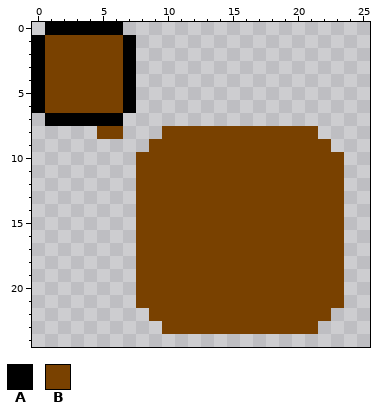
One commit to this pixel-art sprite: Images/blocks.png. Above, as it was before the edit.
The file is 64x64 pixels. Shown: x 0..25, y 0..24.
Palette (. is transparent): A #000000  B #794100
Pixels before, first column x 0:
 0 .AAAAAA.................
 1 ABBBBBBA................
 2 ABBBBBBA................
 3 ABBBBBBA................
 4 ABBBBBBA................
 5 ABBBBBBA................
 6 ABBBBBBA................
 7 .AAAAAA.................
 8 .....BB...BBBBBBBBBBBB..
 9 .........BBBBBBBBBBBBBB.
10 ........BBBBBBBBBBBBBBBB
11 ........BBBBBBBBBBBBBBBB
12 ........BBBBBBBBBBBBBBBB
13 ........BBBBBBBBBBBBBBBB
14 ........BBBBBBBBBBBBBBBB
15 ........BBBBBBBBBBBBBBBB
16 ........BBBBBBBBBBBBBBBB
17 ........BBBBBBBBBBBBBBBB
18 ........BBBBBBBBBBBBBBBB
19 ........BBBBBBBBBBBBBBBB
20 ........BBBBBBBBBBBBBBBB
21 ........BBBBBBBBBBBBBBBB
22 .........BBBBBBBBBBBBBB.
23 ..........BBBBBBBBBBBB..
New version:
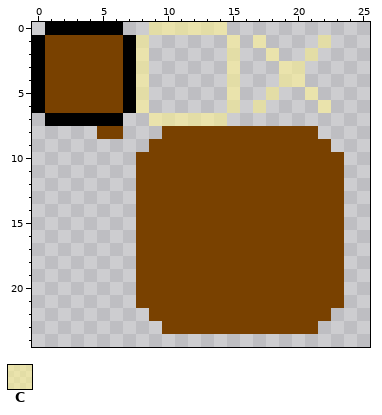
Colours new in this view: C #fff39293
Edits made:
y 0: x 9..14 ...... -> CCCCCC
y 1: x 8 . -> C; x 15 . -> C; x 17 . -> C; x 22 . -> C
y 2: x 8 . -> C; x 15 . -> C; x 18 . -> C; x 21 . -> C
y 3..4: x 8 . -> C; x 15 . -> C; x 19..20 .. -> CC
y 5: x 8 . -> C; x 15 . -> C; x 18 . -> C; x 21 . -> C
y 6: x 8 . -> C; x 15 . -> C; x 17 . -> C; x 22 . -> C
y 7: x 9..14 ...... -> CCCCCC
